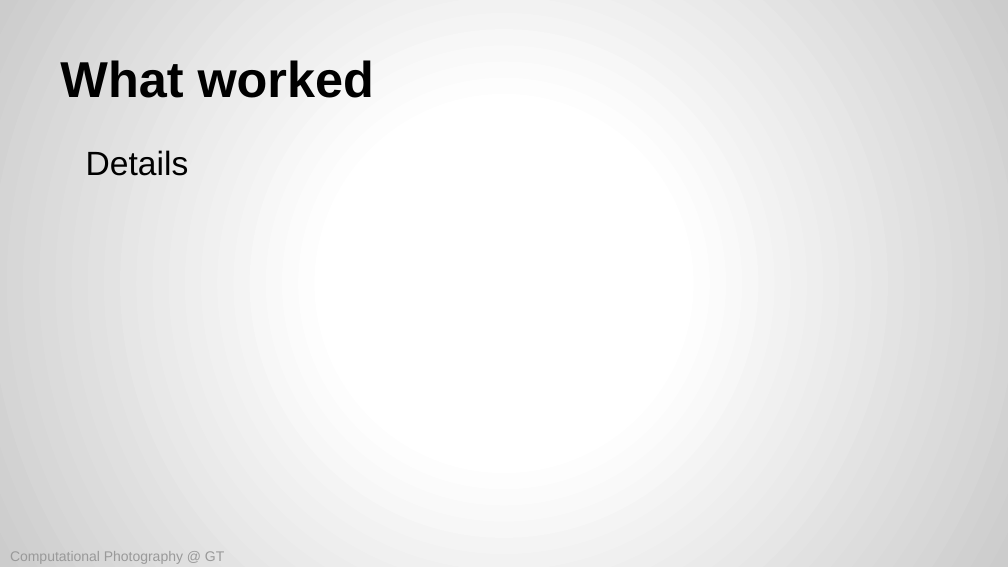
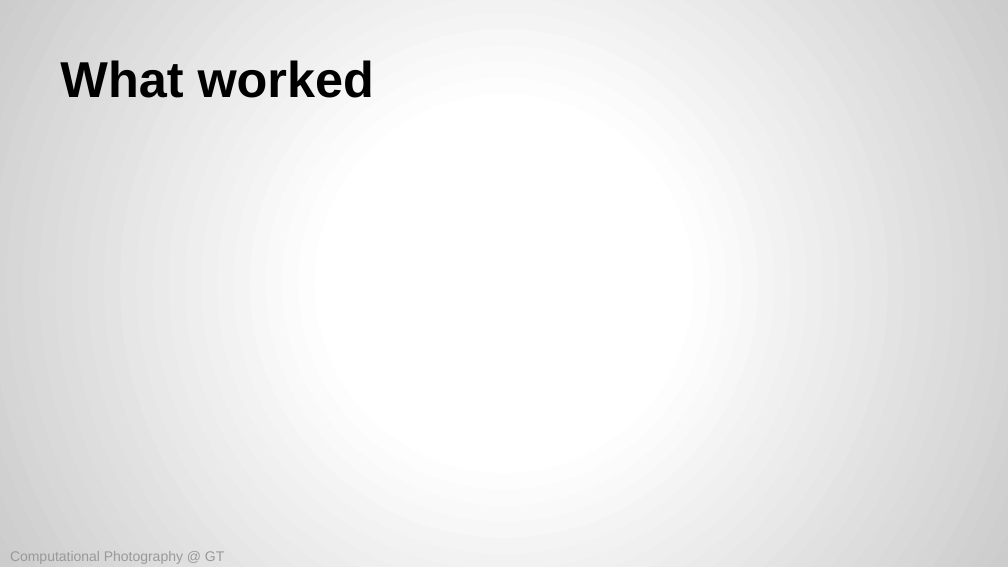
Before and after one commit to reachkrishnaraj/computational-photography, a slide deck: slide 7 of project/Nguyen_Hieu_FinalProject.pptx. Drawn at 1008x567 pixels with LibreOffice and Linux fonts; fonts in the diff are those of the drawing. Boxes give left, top, right and bottom in pixels: in the first picture for what was removed or moved away, otherwise in the second. Text is boxed around its words. In the diff, an @@ line names an element or a change of style, - is before the commit and + after.

```diff
--- a/project/Nguyen_Hieu_FinalProject.pptx
+++ b/project/Nguyen_Hieu_FinalProject.pptx
@@ text removed at (86,150,189,176) @@
-Details
```
Also in this commit, not shown: 2 other slides changed.
